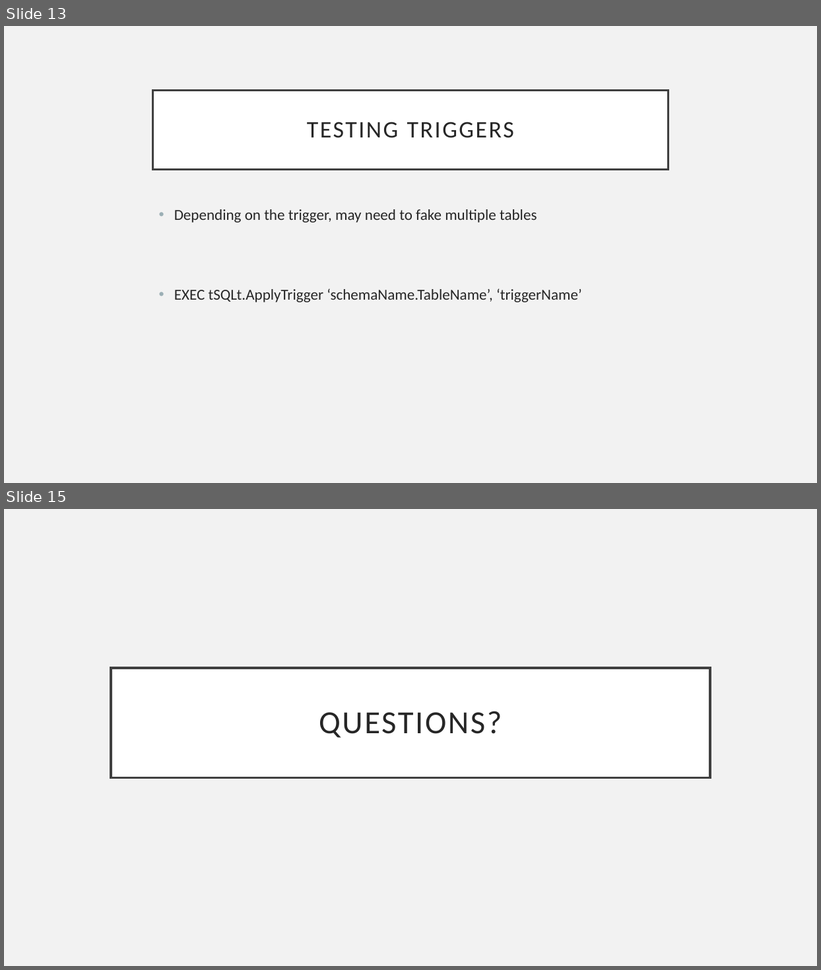
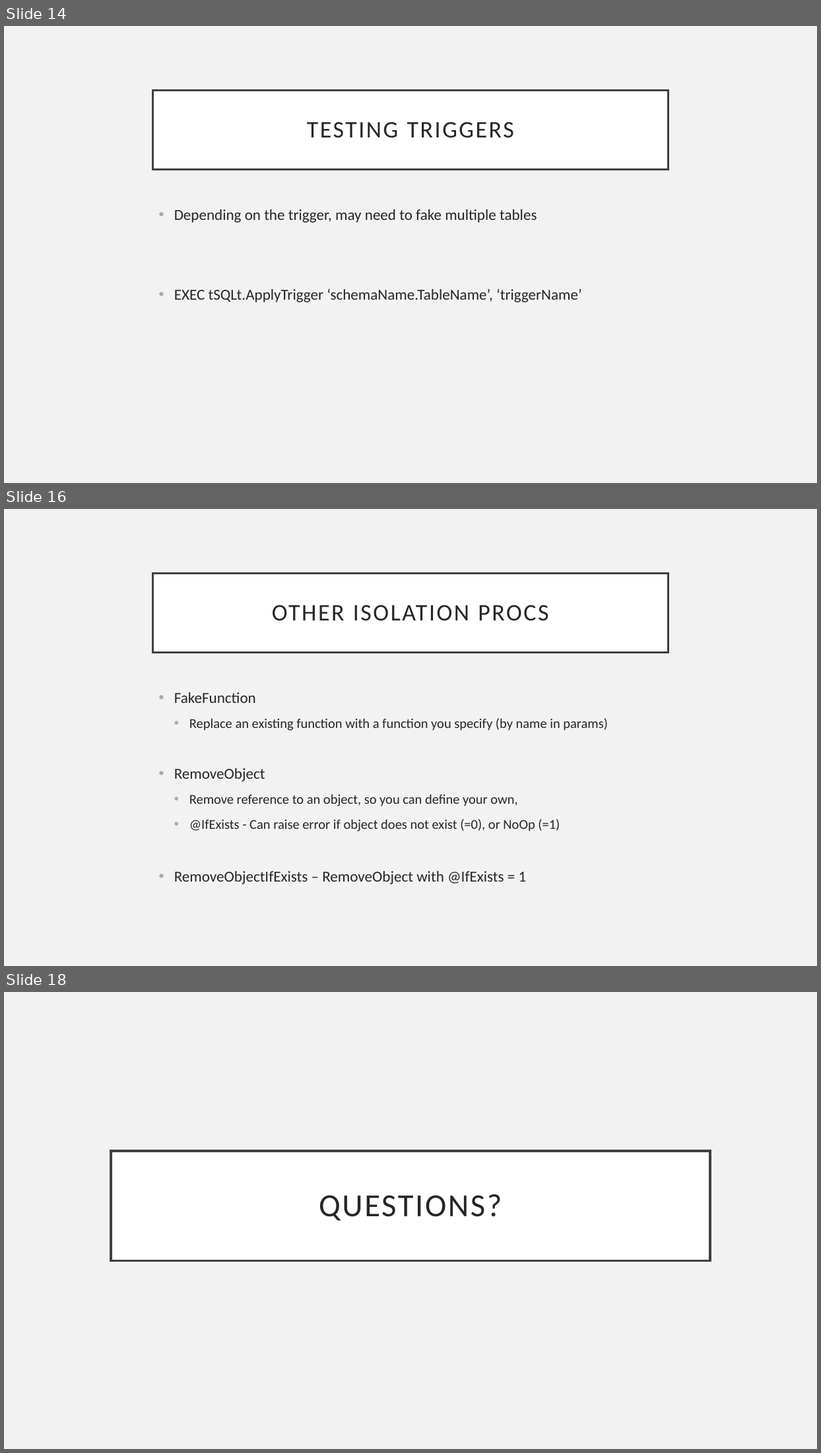
Before and after one commit to AndrewADev/intro-tsqlt-talk, a slide deck: tSQLt-Talk.pptx. Shown one above the other, each under a label of ours: slides 13 and 15 before the commit, slides 14, 16 and 18 after it; the slides between them are not shown. The pictures are 821x970 and 821x1453 pixels, drawn with LibreOffice and Linux fonts; fonts in the diff are those of the drawing. Boxes give left, top, right and bottom in pixels: in the first picture for what was removed or moved away, otherwise in the second. Text is boxed around its words. In the diff, an @@ line names an element or a change of style, - is before the commit and + after.

```diff
--- a/tSQLt-Talk.pptx
+++ b/tSQLt-Talk.pptx
@@ slide 16 added at bbox=[4, 509, 817, 966], background #F2F2F2 @@
@@ title added at bbox=[153, 573, 668, 652], fill #FFFFFF, outline #404040 2.5 pt, 28 pt, text #262626 @@
+OTHER ISOLATION PROCS
@@ text added at bbox=[174, 692, 608, 885], 16 pt, text #262626 @@
+• FakeFunction
+  • Replace an existing function with a function you specify (by name in params)
+• RemoveObject
+  • Remove reference to an object, so you can define your own,
+  • @IfExists - Can raise error if object does not exist (=0), or NoOp (=1)
+• RemoveObjectIfExists – RemoveObject with @IfExists = 1
@@ what was slide 13 is now slide 14 @@
@@ what was slide 15 is now slide 18 @@
```
Also in this commit, not shown: 2 slides changed, 2 other slides added, 4 other files.
